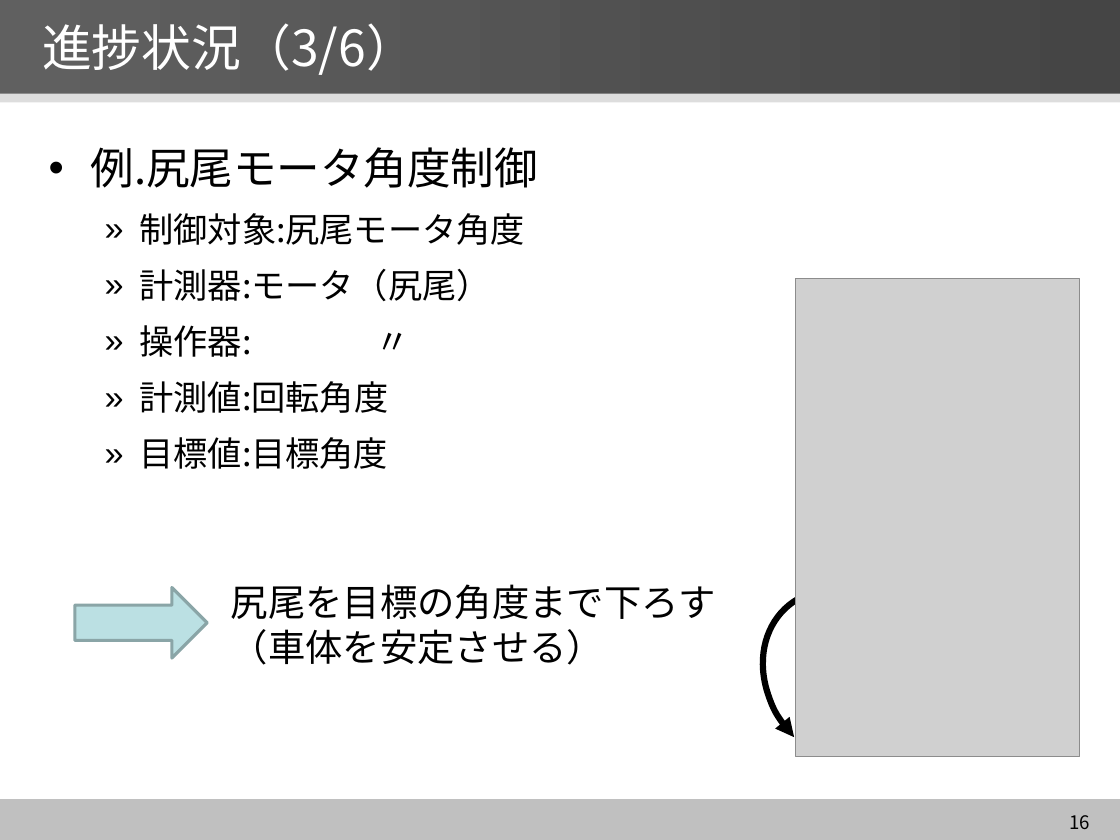
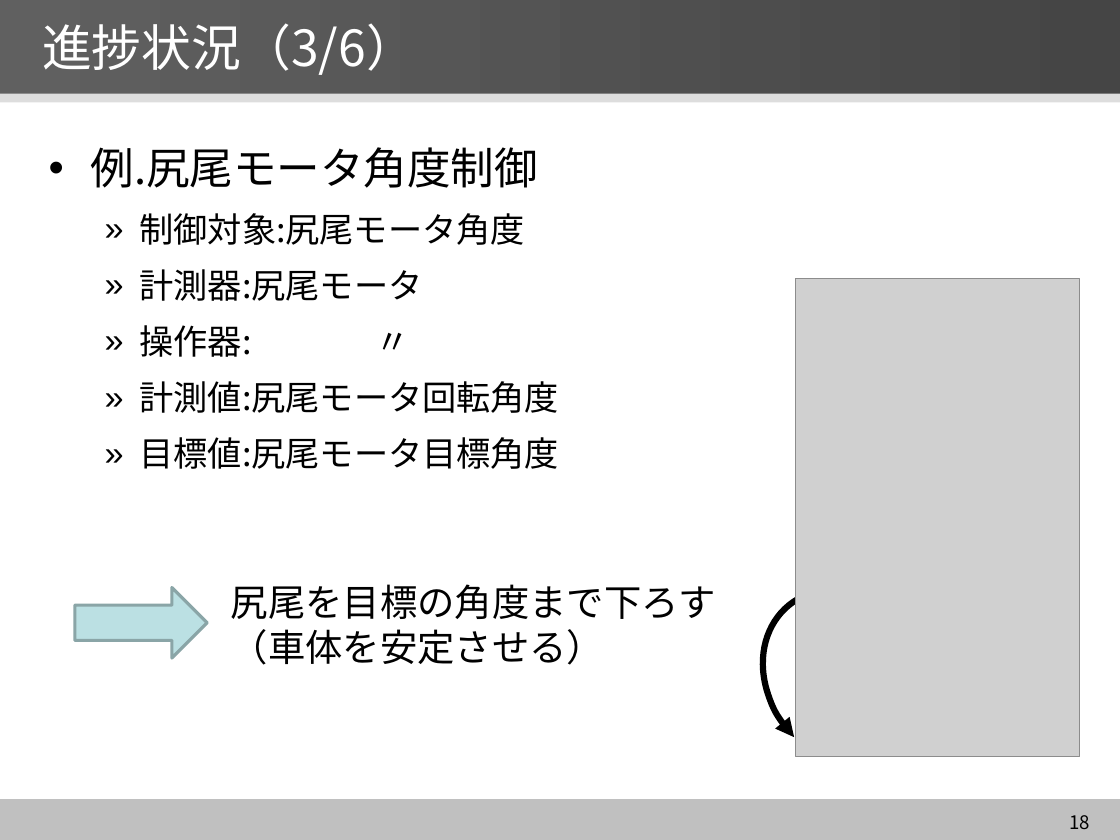
Before and after one commit to YutaNiimura/leJOS-OSEK, a slide deck: slide 18 of 中間発表関連/5I25新村祐太 中間発表スライドver2.0.pptx (slide 16 before the commit). Drawn at 1120x840 pixels with LibreOffice and Linux fonts; fonts in the diff are those of the drawing; grey boxes stand for pictures. Boxes give left, top, right and bottom in pixels: in the first picture for what was removed or moved away, otherwise in the second. Text is boxed around its words. In the diff, an @@ line names an element or a change of style, - is before the commit and + after.

```diff
--- a/中間発表関連/5I25新村祐太 中間発表スライドver2.0.pptx
+++ b/中間発表関連/5I25新村祐太 中間発表スライドver2.0.pptx
@@ text at (x1=140, y1=269, x2=423, y2=301): text changed @@
-  » 計測器:モータ（尻尾）
+  » 計測器:尻尾モータ
@@ text at (x1=140, y1=381, x2=559, y2=469): text changed @@
-  » 計測値:回転角度
-  » 目標値:目標角度
+  » 計測値:尻尾モータ回転角度
+  » 目標値:尻尾モータ目標角度
@@ page number at (x1=1069, y1=815, x2=1090, y2=829): text changed @@
-16
+18
```
Also in this commit, not shown: 13 other slides changed, 3 slides added, 2 other files.
